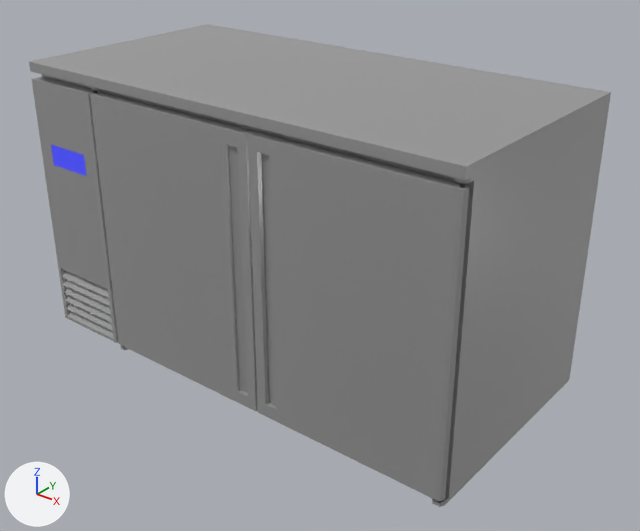
The glTF model assets/imports/under_counter_fridge_exportPrep.gltf, before and after one commit.
Both versions are drawn from a 50 mm lens placed at (2.12, -2.55, 2.05), pointed at (0.1, -0.01, 0.48). Arrows for +X, +Y and +Z are at lower left; the lights stay in place. Vertices at the same position are counted once.

The first picture shows 'Fridge_DoorL', 'Fridge_DoorR', 'Fridge_body'.
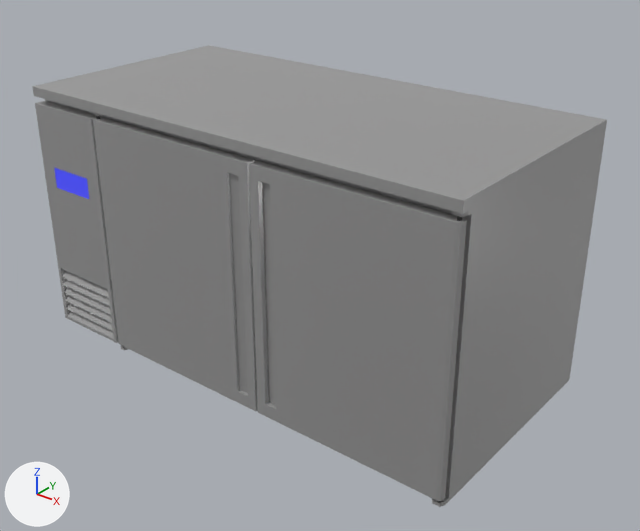
Commit message: Under counter fridge model tweaks

What differs and where, as boxes [x1, y1, x2, y2] in the pictures (640 x 531 px; the box of a moved part takes in the faces that stretch with it):
'Fridge_body', reshaped: before [29, 24, 611, 507]; after [32, 45, 607, 507]
'Fridge_DoorR', reshaped (8% shorter): before [248, 132, 469, 502]; after [249, 161, 467, 502]
'Fridge_DoorL', reshaped (8% shorter): before [90, 90, 258, 411]; after [93, 116, 258, 411]
part 1 of me_body, moved or reshaped: before [29, 24, 611, 224]; after [32, 45, 607, 224]
part 2 of me_body, moved or reshaped: before [44, 168, 594, 389]; after [47, 191, 590, 389]
part 3 of me_cube_004, moved or reshaped: before [90, 90, 254, 182]; after [93, 116, 256, 182]
part 4 of me_cube_005, moved or reshaped: before [248, 132, 469, 224]; after [249, 161, 467, 224]

What changed in the scene script:
```text
Change me_body:
    where me_body.from_pydata(...)  # 1507 vertices, 3097 faces; spans x -1.0..1.0, y -0.5..0.5, z 0.0..1.24
    used by ob_fridge_body; location = (0.0, 0.0, 0.0)
    me_body part 1: all 550 vertices in x -1.0..1.0, y -0.5..0.5, z 0.79..1.24 are moved by (0.0, 0.0, -0.1)
    me_body part 2: all 46 vertices in x -1.0..1.0, y -0.5..0.5, z 0.64 are moved by (0.0, 0.0, -0.05)
Change me_cube_004:
    where me_cube_004.from_pydata(...)  # 400 vertices, 796 faces; spans x -0.639..0.175, y -0.5..-0.45, z 0.055..1.185
    used by ob_fridge_doorl; location = (0.0, 0.0, 0.0)
    me_cube_004 part 3: all 200 vertices in x -0.639..0.175, y -0.5..-0.45, z 1.1..1.185 are moved by (0.0, 0.0, -0.1)
Change me_cube_005:
    where me_cube_005.from_pydata(...)  # 400 vertices, 796 faces; spans x 0.184..0.999, y -0.5..-0.45, z 0.055..1.185
    used by ob_fridge_doorr; location = (0.0, 0.0, 0.0)
    me_cube_005 part 4: all 200 vertices in x 0.184..0.999, y -0.5..-0.45, z 1.103..1.185 are moved by (0.0, 0.0, -0.1)
```
